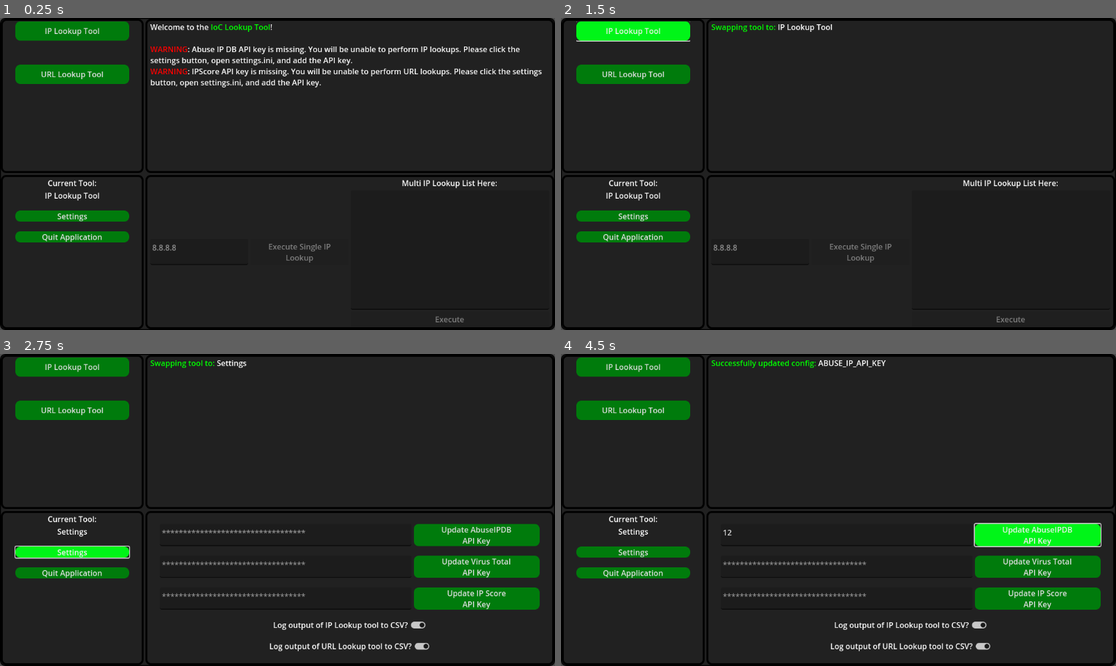
Above: before the commit, frames 1-4 (two rows, left to right).
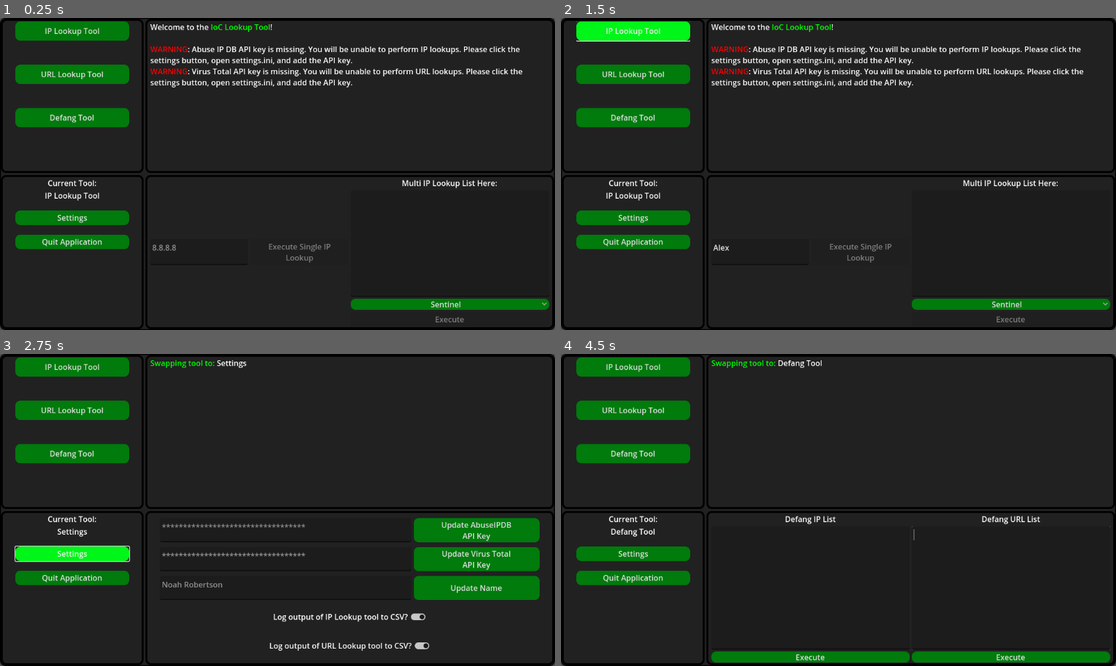
Above: after the commit, the same moments.

Repository: Noah-r70527/IoC-Lookup-Tool
Game: Godot game, scene res://scenes/IoCLookupTool.tscn
Two runs of this game, one before a commit and one after it. Both use one fixed random seed, a clock stepped at 60 frames per second and the inputs below.
Inputs (mouse positions are in pixels of both pictures, inside the frame that each line leads up to):
- Up to frame 1 (0.25 s): no input
- Up to frame 2 (1.5 s): click (760, 252) at 0.52 s; type "Alex" at 0.6 s; click "IP Lookup Tool" at 1.25 s
- Up to frame 3 (2.75 s): click "Settings" at 2 s
- Up to frame 4 (4.5 s): click (844, 534) at 2.77 s; type "12" at 2.85 s; click (633, 453) at 3.5 s, where only the run after the commit has a clickable "Defang Tool"; click (1038, 534) at 4.25 s, where only the run before the commit has a clickable "Update AbuseIPDB API Key"

The runs differ from the first frame. In frame 1, 4.9% of the frame differs, in the area x 2-99%, y 16-94%; in frame 2, 6.1%; in frame 3, 8.2%; in frame 4, 12%, in the area x 2-99%, y 2-99%.

Commit message:
Updated source to match v1.0.2 release

Diff:
--- a/scenes/IoCLookupTool.tscn
+++ b/scenes/IoCLookupTool.tscn
@@ -67,6 +67,11 @@
 tool_name = "URL Lookup Tool"
 tool_path = "res://scenes/tools/UrlLookupTool.tscn"
 
+[node name="DefangTool" parent="MainContainer/MainSplitter/LeftVbox/ToolSelection/ToolScroller/ToolVbox" instance=ExtResource("3_ra6i8")]
+layout_mode = 2
+tool_name = "Defang Tool"
+tool_path = "res://scenes/tools/DefangTool.tscn"
+
 [node name="SettingsBox" type="PanelContainer" parent="MainContainer/MainSplitter/LeftVbox"]
 layout_mode = 2
 size_flags_horizontal = 3
@@ -86,11 +91,13 @@
 
 [node name="SettingsButton" type="Button" parent="MainContainer/MainSplitter/LeftVbox/SettingsBox/SettingsVbox"]
 unique_name_in_owner = true
+custom_minimum_size = Vector2(0, 30)
 layout_mode = 2
 text = "Settings"
 
 [node name="Quit Button" type="Button" parent="MainContainer/MainSplitter/LeftVbox/SettingsBox/SettingsVbox"]
 unique_name_in_owner = true
+custom_minimum_size = Vector2(0, 30)
 layout_mode = 2
 text = "Quit Application"
 
--- a/scenes/settings/Settings.tscn
+++ b/scenes/settings/Settings.tscn
@@ -40,10 +40,11 @@
 layout_mode = 2
 size_flags_horizontal = 3
 theme = SubResource("Theme_ukskx")
-theme_override_constants/separation = 20
+theme_override_constants/separation = 10
 alignment = 1
 
 [node name="AbuseIPDBBox" type="HBoxContainer" parent="HBoxContainer/SingleLookupPanel"]
+custom_minimum_size = Vector2(0, 50)
 layout_mode = 2
 size_flags_vertical = 4
 
@@ -64,6 +65,7 @@
 "
 
 [node name="VTBox" type="HBoxContainer" parent="HBoxContainer/SingleLookupPanel"]
+custom_minimum_size = Vector2(0, 50)
 layout_mode = 2
 size_flags_vertical = 4
 
@@ -82,26 +84,27 @@
 text = "Update Virus Total
 API Key"
 
-[node name="IPScore" type="HBoxContainer" parent="HBoxContainer/SingleLookupPanel"]
+[node name="NameBox" type="HBoxContainer" parent="HBoxContainer/SingleLookupPanel"]
+custom_minimum_size = Vector2(0, 50)
 layout_mode = 2
 size_flags_vertical = 4
 
-[node name="IPScoreText" type="TextEdit" parent="HBoxContainer/SingleLookupPanel/IPScore"]
+[node name="NameText" type="TextEdit" parent="HBoxContainer/SingleLookupPanel/NameBox"]
 unique_name_in_owner = true
 layout_mode = 2
 size_flags_horizontal = 3
 size_flags_stretch_ratio = 2.0
-placeholder_text = "**********************************"
+placeholder_text = "Noah Robertson"
 
-[node name="IPScoreButton" type="Button" parent="HBoxContainer/SingleLookupPanel/IPScore"]
+[node name="Name Button" type="Button" parent="HBoxContainer/SingleLookupPanel/NameBox"]
 unique_name_in_owner = true
 layout_mode = 2
 size_flags_horizontal = 3
 theme = ExtResource("2_wjxgb")
-text = "Update IP Score
-API Key"
+text = "Update Name"
 
 [node name="LogIPToCSV" type="HBoxContainer" parent="HBoxContainer/SingleLookupPanel"]
+custom_minimum_size = Vector2(0, 50)
 layout_mode = 2
 size_flags_horizontal = 4
 
@@ -117,6 +120,7 @@
 size_flags_horizontal = 2
 
 [node name="LogURLToCSV" type="HBoxContainer" parent="HBoxContainer/SingleLookupPanel"]
+custom_minimum_size = Vector2(0, 50)
 layout_mode = 2
 size_flags_horizontal = 4
 
--- /dev/null
+++ b/scenes/testscene.tscn
@@ -0,0 +1,6 @@
+[gd_scene load_steps=2 format=3 uid="uid://d4nqtvx4hbg1d"]
+
+[ext_resource type="Script" uid="uid://cxq73yl7p75vv" path="res://scripts/test_script.gd" id="1_7y2xs"]
+
+[node name="Testscene" type="Node"]
+script = ExtResource("1_7y2xs")
--- /dev/null
+++ b/scenes/tools/DefangTool.tscn
@@ -0,0 +1,69 @@
+[gd_scene load_steps=3 format=3 uid="uid://bnoi353h0m56e"]
+
+[ext_resource type="Script" uid="uid://bby33gq4vy5ri" path="res://scripts/defang_tool.gd" id="1_pg4kf"]
+[ext_resource type="Theme" uid="uid://cvjkotbfb80tq" path="res://assets/UIMainTheme.tres" id="2_5eaj0"]
+
+[node name="DefangTool" type="Control"]
+layout_mode = 3
+anchors_preset = 15
+anchor_right = 1.0
+anchor_bottom = 1.0
+grow_horizontal = 2
+grow_vertical = 2
+script = ExtResource("1_pg4kf")
+
+[node name="HBoxContainer" type="HBoxContainer" parent="."]
+layout_mode = 1
+anchors_preset = 15
+anchor_right = 1.0
+anchor_bottom = 1.0
+grow_horizontal = 2
+grow_vertical = 2
+size_flags_vertical = 3
+size_flags_stretch_ratio = 0.8
+
+[node name="DefangIPList" type="VBoxContainer" parent="HBoxContainer"]
+layout_mode = 2
+size_flags_horizontal = 3
+
+[node name="Label" type="Label" parent="HBoxContainer/DefangIPList"]
+layout_mode = 2
+size_flags_vertical = 0
+size_flags_stretch_ratio = 0.0
+text = "Defang IP List"
+horizontal_alignment = 1
+
+[node name="IPDefangText" type="TextEdit" parent="HBoxContainer/DefangIPList"]
+unique_name_in_owner = true
+layout_mode = 2
+size_flags_vertical = 3
+
+[node name="IPDefangButton" type="Button" parent="HBoxContainer/DefangIPList"]
+unique_name_in_owner = true
+layout_mode = 2
+size_flags_stretch_ratio = 0.0
+theme = ExtResource("2_5eaj0")
+text = "Execute"
+
+[node name="DefangURLList" type="VBoxContainer" parent="HBoxContainer"]
+layout_mode = 2
+size_flags_horizontal = 3
+
+[node name="Label" type="Label" parent="HBoxContainer/DefangURLList"]
+layout_mode = 2
+size_flags_vertical = 0
+size_flags_stretch_ratio = 0.0
+text = "Defang URL List"
+horizontal_alignment = 1
+
+[node name="DefangURLText" type="TextEdit" parent="HBoxContainer/DefangURLList"]
+unique_name_in_owner = true
+layout_mode = 2
+size_flags_vertical = 3
+
+[node name="DefangURLButton" type="Button" parent="HBoxContainer/DefangURLList"]
+unique_name_in_owner = true
+layout_mode = 2
+size_flags_stretch_ratio = 0.0
+theme = ExtResource("2_5eaj0")
+text = "Execute"
--- a/scenes/tools/IPLookupTool.tscn
+++ b/scenes/tools/IPLookupTool.tscn
@@ -37,7 +37,7 @@
 layout_mode = 2
 size_flags_horizontal = 3
 theme = SubResource("Theme_ukskx")
-theme_override_constants/separation = 60
+theme_override_constants/separation = 0
 alignment = 1
 
 [node name="SingleIpLookupBox" type="HBoxContainer" parent="HBoxContainer/SingleLookupPanel"]
@@ -112,6 +112,21 @@
 layout_mode = 2
 size_flags_vertical = 3
 
+[node name="ToolOption" type="OptionButton" parent="HBoxContainer/MultiIPPanel"]
+unique_name_in_owner = true
+layout_mode = 2
+alignment = 1
+selected = 0
+item_count = 4
+popup/item_0/text = "Sentinel"
+popup/item_0/id = 0
+popup/item_1/text = "Defender"
+popup/item_1/id = 1
+popup/item_2/text = "Datadog"
+popup/item_2/id = 2
+popup/item_3/text = "Other"
+popup/item_3/id = 3
+
 [node name="MultiIPButton" type="Button" parent="HBoxContainer/MultiIPPanel"]
 unique_name_in_owner = true
 layout_mode = 2
--- /dev/null
+++ b/scenes/tools/popup_menu.gd
@@ -0,0 +1,8 @@
+extends PopupMenu
+
+
+func _ready():
+	self.menu_changed.connect(print_select)
+
+func print_select():
+	self.get_item_id(self.id)
--- a/scripts/config_handler.gd
+++ b/scripts/config_handler.gd
@@ -9,7 +9,6 @@
 		config.set_value("Config", "VT_API_KEY", "")
 		config.set_value("Config", "LOG_IP_TO_CSV", "true")
 		config.set_value("Config", "LOG_URL_TO_CSV", "true")
-		config.set_value("Config", "IPSCORE_API_KEY", "")
 		config.save(SETTINGS_FILE_PATH)
 
 	else:
--- /dev/null
+++ b/scripts/defang_tool.gd
@@ -0,0 +1,50 @@
+extends Node
+
+@onready var ip_defang_text = %IPDefangText
+@onready var ip_defang_button = %IPDefangButton
+@onready var url_defang_text = %DefangURLText
+@onready var url_defang_button = %DefangURLButton
+@onready var output = get_parent().get_node("%OutputDisplay")
+
+
+func _ready():
+	ip_defang_button.pressed.connect(handle_defang_ips)
+	url_defang_button.pressed.connect(handle_defang_urls)
+
+
+func handle_defang_ips():
+	output.clear()
+	var list_writer: Array = []
+	var defang_ip_list = ip_defang_text.text.split("\n")
+	output.append_text("Attempting to defang [color=green]%s[/color] IP addresses.\n\n" % len(defang_ip_list))
+	for line in defang_ip_list:
+		if Helpers.is_valid_ipv4(line):
+			var temp = defang_ip(line)
+			list_writer.append({"defanged_IP": temp})
+	var dir_access = DirAccess.open("%s" % OS.get_executable_path().get_base_dir())
+	if not dir_access.dir_exists("DefangedOutput"):
+		dir_access.make_dir("DefangedOutput")
+	CsvHelper.write_csv_dict("%s/DefangedOutput/defanged_ips.csv" % dir_access.get_current_dir(), list_writer)
+	output.append_text("[color=green]Finshed[/color]\n\n Wrote output to: \n%s/DefangedOutput" % dir_access.get_current_dir())
+
+
+func handle_defang_urls():
+	var list_writer: Array = []
+	var defang_url_list = url_defang_text.text.split("\n")
+	output.append_text("Attempting to defang [color=green]%s[/color] URLs.\n\n" % len(defang_url_list))
+	for line in defang_url_list:
+		var temp = defang_url(line)
+		list_writer.append({"defanged_URL": temp})
+	var dir_access = DirAccess.open("%s" % OS.get_executable_path().get_base_dir())
+	if not dir_access.dir_exists("DefangedOutput"):
+		dir_access.make_dir("DefangedOutput")
+	CsvHelper.write_csv_dict("%s/DefangedOutput/defanged_urls.csv" % dir_access.get_current_dir(), list_writer)
+	output.append_text("[color=green]Finshed[/color]\n\n Wrote output to: \n%s/DefangedOutput" % dir_access.get_current_dir())
+
+
+func defang_ip(input_ip):
+	return input_ip.replace(".", "[.]")
+
+
+func defang_url(input_url):
+	return input_url.replace("https", "hxxps").replace(".", "[.]")
--- a/scripts/helpers.gd
+++ b/scripts/helpers.gd
@@ -1,6 +1,4 @@
 extends Node
-
-# { "data": { "ipAddress": "1.1.1.1", "isPublic": true, "ipVersion": 4.0, "isWhitelisted": true, "abuseConfidenceScore": 0.0, "countryCode": "AU", "usageType": "Content Delivery Network", "isp": "APNIC and Cloudflare DNS Resolver project", "domain": "cloudflare.com", "hostnames": ["one.one.one.one"], "isTor": false, "totalReports": 130.0, "numDistinctUsers": 28.0, "lastReportedAt": "2025-07-01T17:31:31+00:00" } }
 
 func parse_ip_lookup(data_in: Dictionary):
 	if data_in.get("Error"):
@@ -92,45 +90,6 @@
 	return [resulting_string, parsed_results]
 
 
-func parse_ipscore(data_in: Dictionary):
-	if data_in.get("Error"):
-		return "Error: %s" % data_in.get("Error")
-
-	var parsed_results = {
-		"Domain": data_in.get("domain"),
-		"Reported for spam": data_in.get("spamming"),
-		"Reported for malware": data_in.get("malware"),
-		"Reported for phishing": data_in.get("phishing"),
-		"Risk Score": data_in.get("risk_score"),
-		"Country Code": data_in.get("country_code")
-	}
-
-	var resulting_string = ""
-	for key in parsed_results:
-		resulting_string += "[color=gray]%s[/color]: [color=white]%s[/color]\n" % [key, parsed_results[key]]
-
-	return resulting_string
-
-
-func parse_multi_ipscore(data_in: Dictionary):
-	if data_in.get("Error"):
-		return "Error: %s" % data_in.get("Error")
-
-	var parsed_results = {
-		"Domain": data_in.get("domain"),
-		"Reported for spam": data_in.get("spamming"),
-		"Reported for malware": data_in.get("malware"),
-		"Reported for phishing": data_in.get("phishing"),
-		"Risk Score": data_in.get("risk_score"),
-		"Country Code": data_in.get("country_code")
-	}
-
-	var resulting_string = ""
-	for key in parsed_results:
-		resulting_string += "	[color=gray]%s[/color]: [color=white]%s[/color]\n" % [key, parsed_results[key]]
-
-	return resulting_string
-
 func sum_array(array):
 	var sum = 0
 	for element in array:
--- a/scripts/ioc_lookup_tool.gd
+++ b/scripts/ioc_lookup_tool.gd
@@ -2,6 +2,7 @@
 
 @onready var tool_box = %ToolBox
 @onready var output_display = %OutputDisplay
+var current_tool: String = "IP Lookup Tool"
 
 func _ready():
 	var dir_access = DirAccess.open(OS.get_executable_path().get_base_dir())
@@ -14,8 +15,8 @@
 	if not ConfigHandler.get_config_value("ABUSE_IP_API_KEY"):
 		output_display.append_text("\n\n[color=red]WARNING[/color]: Abuse IP DB API key is missing. You will be unable to perform IP lookups. Please click the settings button, open settings.ini, and add the API key.")
 
-	if not ConfigHandler.get_config_value("IPSCORE_API_KEY"):
-			output_display.append_text("\n[color=red]WARNING[/color]: IPScore API key is missing. You will be unable to perform URL lookups. Please click the settings button, open settings.ini, and add the API key.")
+	if not ConfigHandler.get_config_value("VT_API_KEY"):
+			output_display.append_text("\n[color=red]WARNING[/color]: Virus Total API key is missing. You will be unable to perform URL lookups. Please click the settings button, open settings.ini, and add the API key.")
 
 	%SettingsButton.pressed.connect(on_settings_clicked)
 	%"Quit Button".pressed.connect(quit_program)
@@ -27,17 +28,30 @@
 		"res://scenes/tools/IPLookupTool.tscn": "IP Lookup Tool",
 		"res://scenes/tools/UrlLookupTool.tscn": "URL Lookup Tool",
 		"res://scenes/settings/Settings.tscn": "Settings",
-		"res://scenes/tools/HashLookupTool.tscn": "Hash Lookup Tool"
+		"res://scenes/tools/HashLookupTool.tscn": "Hash Lookup Tool",
+		"res://scenes/tools/DefangTool.tscn": "Defang Tool"
 	}
+
+	if scene_to_tool_name.get(tool_scene_path) == current_tool:
+		return
+
 	for node in tool_box.get_children():
 		tool_box.remove_child(node)
 	%CurrentToolLabel.text = "Current Tool:\n%s" % scene_to_tool_name.get(tool_scene_path)
+	current_tool = scene_to_tool_name.get(tool_scene_path)
 	%OutputDisplay.clear()
 	%OutputDisplay.append_text("[color=green]Swapping tool to: [/color]%s" % scene_to_tool_name.get(tool_scene_path))
 	$%ToolBox.add_child(load(tool_scene_path).instantiate())
 
 
 func handle_updated_config(config_name):
+
+	if config_name == "NAME":
+		%OutputDisplay.clear()
+		%OutputDisplay.append_text("[color=green]Successfully updated name[/color]")
+		return
+
+
 	var result = %HTTPRequestHandler.sync_api_keys()
 	if result == "Success":
 		%OutputDisplay.clear()
--- a/scripts/ip_lookup_tool.gd
+++ b/scripts/ip_lookup_tool.gd
@@ -8,6 +8,8 @@
 @onready var network_text = %NetworkLookupText
 @onready var multi_text = %MultiIPText
 @onready var report_text = %ReportLookupText
+@onready var option_button = %ToolOption
+@onready var selected_option: String = "Sentinel"
 @onready var requester = get_parent().get_node("%HTTPRequestHandler")
 @onready var output = get_parent().get_node("%OutputDisplay")
 
@@ -17,10 +19,14 @@
 	network_button.pressed.connect(do_network_lookup)
 	report_button.pressed.connect(do_report_lookup)
 	multi_button.pressed.connect(do_multi_lookup)
+	option_button.item_selected.connect(swap_selected_tool)
 	if !ConfigHandler.get_config_value("ABUSE_IP_API_KEY"):
 		for button in [single_button, multi_button, network_button, report_button]:
 			button.disabled = true
 
+
+func swap_selected_tool(index_in):
+	selected_option = option_button.get_item_text(index_in)
 
 func do_single_IP_Lookup():
 	output.clear()
@@ -36,8 +42,22 @@
 		var folder_string = "%s_%s_%s" % [date_time.year, date_time.month, date_time.day]
 		if not dir_access.dir_exists(folder_string):
 			dir_access.make_dir(folder_string)
+		var temp = result.get("data")
+		var setup_data = {
+			"Date": folder_string,
+			"IP": temp.get("ipAddress"),
+			"Entered_By": ConfigHandler.get_config_value("NAME") if ConfigHandler.get_config_value("NAME") else "Blank",
+			"Detecting_System": selected_option,
+			"Abuse_Score": temp.get("abuseConfidenceScore
+			"),
+			"Total_Reports": temp.get("totalReports"),
+			"ISP": temp.get("isp"),
+			"Country_Code": temp.get("countryCode"),
+			"Hostnames": temp.get("hostnames"),
+			"Block/Unblock": "Block"
+		}
 		CsvHelper.write_csv_dict("%s/%s/single_lookup.csv" % [dir_access.get_current_dir(), folder_string],   #file name
-		[result.get("data")], # data to write
+		[setup_data], # data to write
 		",", # delimiter
 		true # append to existing file?
 		)
@@ -56,19 +76,32 @@
 	var output_list = []
 	var ip_list = %MultiIPText.text.split("\n")
 	output.append_text("Starting multi-IP lookup on %s IPs...\n\n" % len(ip_list))
+	var date_time = Time.get_datetime_dict_from_system(false)
+	var folder_string = "%s_%s_%s" % [date_time.year, date_time.month, date_time.day]
 	for ip in ip_list:
 		output.append_text("[color=green]Doing IP lookup on:[/color] [color=white]%s[/color]\n" % ip)
 		var result: Dictionary = await requester.make_abuseipdb_ip_request(ip)
 		var output_text = Helpers.parse_multi_ip_lookup(result)
 		output.append_text(output_text)
 		if result.get("data"):
-			output_list.append(result.get("data"))
+			var temp = result.get("data")
+			var setup_data = {
+				"Date": folder_string,
+				"IP": temp.get("ipAddress"),
+				"Entered_By": ConfigHandler.get_config_value("NAME") if ConfigHandler.get_config_value("NAME") else "Blank",
+				"Detecting_System": selected_option,
+				"Abuse_Score": temp.get("abuseConfidenceScore"),
+				"Total_Reports": temp.get("totalReports"),
+				"ISP": temp.get("isp"),
+				"Country_Code": temp.get("countryCode"),
+				"Hostnames": temp.get("hostnames"),
+				"Block/Unblock": "Block"
+			}
+			output_list.append(setup_data)
 		await get_tree().create_timer(.5).timeout
 
 	if ConfigHandler.get_config_value("LOG_IP_TO_CSV") == "true":
 		var dir_access = DirAccess.open("%s/IPLookups" % OS.get_executable_path().get_base_dir())
-		var date_time = Time.get_datetime_dict_from_system(false)
-		var folder_string = "%s_%s_%s" % [date_time.year, date_time.month, date_time.day]
 		if not dir_access.dir_exists(folder_string):
 			dir_access.make_dir(folder_string)
 
--- a/scripts/requestHandler.gd
+++ b/scripts/requestHandler.gd
@@ -9,7 +9,6 @@
 var vt_remaining = 0
 var ab_ip_key = ConfigHandler.get_config_value("ABUSE_IP_API_KEY")
 var vt_key = ConfigHandler.get_config_value("VT_API_KEY")
-var ipscore_key = ConfigHandler.get_config_value("IPSCORE_API_KEY")
 
 func _ready():
 	pass
@@ -33,6 +32,10 @@
 	var url = "%s?ipAddress=%s&maxAgeInDays=90" % [baseUrl, ip_address]
 	requestHandler.request(url, headers)
 	var result = await requestHandler.request_completed
+
+	if check_response_code(result[1]) == "Rate-Limited":
+		return {"error": "Rate-Limited"}
+
 	var remaining = result[2][7].split(": ")[1]
 	ab_remaining = remaining
 	var body: PackedByteArray = result[3]
@@ -50,6 +53,10 @@
 	requestHandler.request(url, headers)
 
 	var result = await requestHandler.request_completed
+
+	if check_response_code(result[1]) == "Rate-Limited":
+		return {"error": "Rate-Limited"}
+
 	var remaining = result[2][7].split(": ")[1]
 	ab_remaining = remaining
 	update_abuse_count(ab_remaining)
@@ -70,8 +77,11 @@
 	]
 	var url = "%s?ipAddress=%s&maxAgeInDays=90" % [baseUrl, ip_address]
 	requestHandler.request(url, headers)
+	var result = await requestHandler.request_completed
 
-	var result = await requestHandler.request_completed
+	if check_response_code(result[1]) == "Rate-Limited":
+		return {"error": "Rate-Limited"}
+
 	var remaining = result[2][7].split(": ")[1]
 	ab_remaining = remaining
 	update_abuse_count(ab_remaining)
@@ -97,24 +107,11 @@
 		"x-apikey: %s" % vt_key
 	]
 	requestHandler.request(baseUrl, headers)
+	var result = await requestHandler.request_completed
 
-	var result = await requestHandler.request_completed
-	var body: PackedByteArray = result[3]
+	if check_response_code(result[1]) == "Rate-Limited":
+		return {"error": "Rate-Limited"}
 
-	var parse_result = JSON.parse_string(body.get_string_from_utf8())
-	return parse_result
-
-func make_ipscore_url_request(input_value) -> Dictionary:
-
-	var test_domain = Helpers.extract_domain(input_value)
-	var parsed_domain = input_value.uri_encode()
-	if not Helpers.is_valid_domain(test_domain):
-		return {"Error": "Invalid input. Please enter a valid domain"}
-
-	var baseUrl = "https://www.ipqualityscore.com/api/json/url/%s/%s?key=%s" % [ipscore_key, parsed_domain, ipscore_key]
-	requestHandler.request(baseUrl)
-
-	var result = await requestHandler.request_completed
 	var body: PackedByteArray = result[3]
 
 	var parse_result = JSON.parse_string(body.get_string_from_utf8())
@@ -146,3 +143,14 @@
 
 func update_vt_count(count_in):
 	%VTLookupCountBox.text = "Remaining Virus Total Lookups:\n%s" % count_in
+
+func check_response_code(response_code_in):
+	match response_code_in:
+		200:
+			return "Success"
+		429:
+			return "Rate-Limited"
+		404:
+			return "Not Found"
+		_:
+			return "Error"
--- a/scripts/settings_tool.gd
+++ b/scripts/settings_tool.gd
@@ -4,21 +4,26 @@
 @onready var vt_key = ConfigHandler.get_config_value("VT_API_KEY")
 @onready var ip_log = ConfigHandler.get_config_value("LOG_IP_TO_CSV")
 @onready var url_log = ConfigHandler.get_config_value("LOG_URL_TO_CSV")
-@onready var ipscore_key = ConfigHandler.get_config_value("IPSCORE_API_KEY")
+@onready var config_name = ConfigHandler.get_config_value("NAME")
 
 signal updated_config(setting_changed)
 
 func _ready():
 	%AbuseIPDBAPIKey.text = ab_ip_key
 	%VTText.text = vt_key
-	%IPScoreText.text = ipscore_key
+	%NameText.text = config_name if config_name else ""
 	%IPCsvCheck.button_pressed = true if ip_log == "true" else false
 	%URLCsvCheck.button_pressed = true if url_log == "true" else false
 	%IPCsvCheck.button_up.connect(toggle_ip_log)
 	%URLCsvCheck.button_up.connect(toggle_url_log)
 	%AbuseIPDBButton.pressed.connect(update_api_key.bind("ab"))
 	%VTButton.pressed.connect(update_api_key.bind("vt"))
-	%IPScoreButton.pressed.connect(update_api_key.bind("is"))
+	%"Name Button".pressed.connect(update_name)
+
+
+func update_name():
+	ConfigHandler.update_config_setting("NAME", %NameText.text)
+	emit_signal("updated_config", "NAME")
 
 func update_api_key(system):
 	var system_string = ""
@@ -29,9 +34,7 @@
 	elif system == "vt":
 		system_string = "VT_API_KEY"
 		key = %VTText.text
-	elif system == "is":
-		system_string = "IPSCORE_API_KEY"
-		key = %IPScoreText.text
+
 
 	print(system_string, key)
 	ConfigHandler.update_config_setting(system_string, key)
--- a/scripts/url_lookup_tool.gd
+++ b/scripts/url_lookup_tool.gd
@@ -33,14 +33,18 @@
 	var result: Dictionary = await requester.make_virustotal_request(url, "Domain")
 	var output = Helpers.parse_multi_url_lookup(result)
 	output_display.append_text(output[0])
+	var date_time = Time.get_datetime_dict_from_system(false)
+	var folder_string = "%s_%s_%s" % [date_time.year, date_time.month, date_time.day]
 	if ConfigHandler.get_config_value("LOG_URL_TO_CSV") == "true":
 		var dir_access = DirAccess.open("%s/URLLookups" % OS.get_executable_path().get_base_dir())
-		var date_time = Time.get_datetime_dict_from_system(false)
-		var folder_string = "%s_%s_%s" % [date_time.year, date_time.month, date_time.day]
 		if not dir_access.dir_exists(folder_string):
 			dir_access.make_dir(folder_string)
+		var setup_data = {
+			"Date": folder_string
+		}
+		setup_data.merge(output[1])
 		CsvHelper.write_csv_dict("%s/%s/url_lookups.csv" % [dir_access.get_current_dir(), folder_string],   #file name
-		[output[1]], # data to write
+		[setup_data], # data to write
 		",", # delimiter
 		true # append to existing file?
 		)
@@ -59,6 +63,8 @@
 	var url_list = multi_url_text.text.split("\n")
 	output_display.append_text("Starting multi-URL lookup on %s domains...\nBecause of Virus Total's Rate-Limiting rules, only one request will go through every 15 seconds.\n\n" % len(url_list))
 	var output_list = []
+	var date_time = Time.get_datetime_dict_from_system(false)
+	var folder_string = "%s_%s_%s" % [date_time.year, date_time.month, date_time.day]
 
 	for url in url_list:
 		var is_valid = Helpers.is_valid_domain(Helpers.extract_domain(url))
@@ -70,14 +76,17 @@
 		var result: Dictionary = await requester.make_virustotal_request(url, "Domain")
 		var output = Helpers.parse_multi_url_lookup(result)
 		output_display.append_text(output[0])
-		output_list.append(output[1])
+		var setup_data = {
+			"Date": folder_string
+		}
+		setup_data.merge(output[1])
+		output_list.append(setup_data)
 		await get_tree().create_timer(15).timeout
 
 
 	if ConfigHandler.get_config_value("LOG_URL_TO_CSV") == "true":
 		var dir_access = DirAccess.open("%s/URLLookups" % OS.get_executable_path().get_base_dir())
-		var date_time = Time.get_datetime_dict_from_system(false)
-		var folder_string = "%s_%s_%s" % [date_time.year, date_time.month, date_time.day]
+
 		if not dir_access.dir_exists(folder_string):
 			dir_access.make_dir(folder_string)
 		CsvHelper.write_csv_dict("%s/%s/url_lookups.csv" % [dir_access.get_current_dir(), folder_string],   #file name
Not shown: 2 places in scenes/tools/UrlLookupTool.tscn that only renumber resources
Not shown, added: scenes/tools/popup_menu.gd.uid
Not shown, added: scripts/defang_tool.gd.uid
